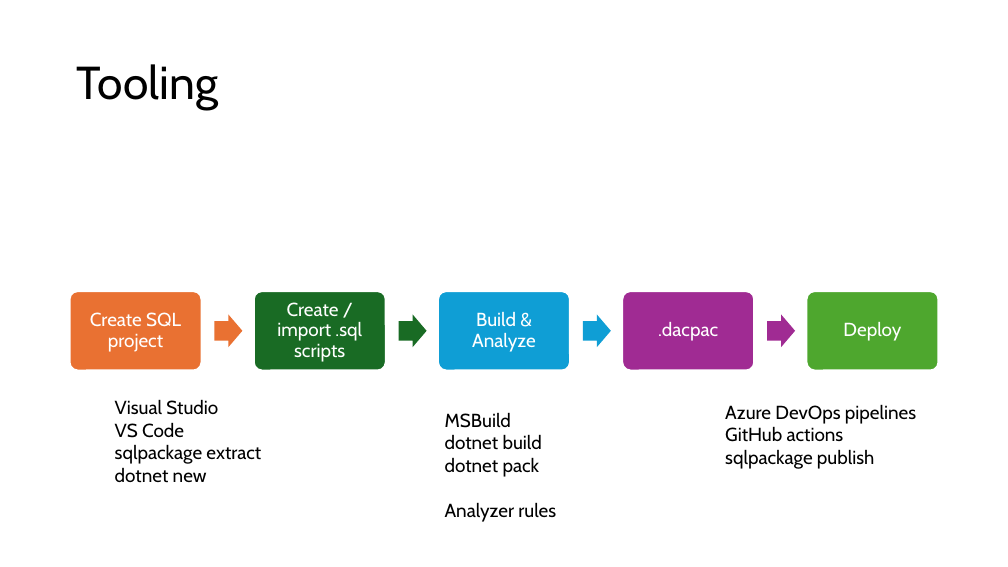
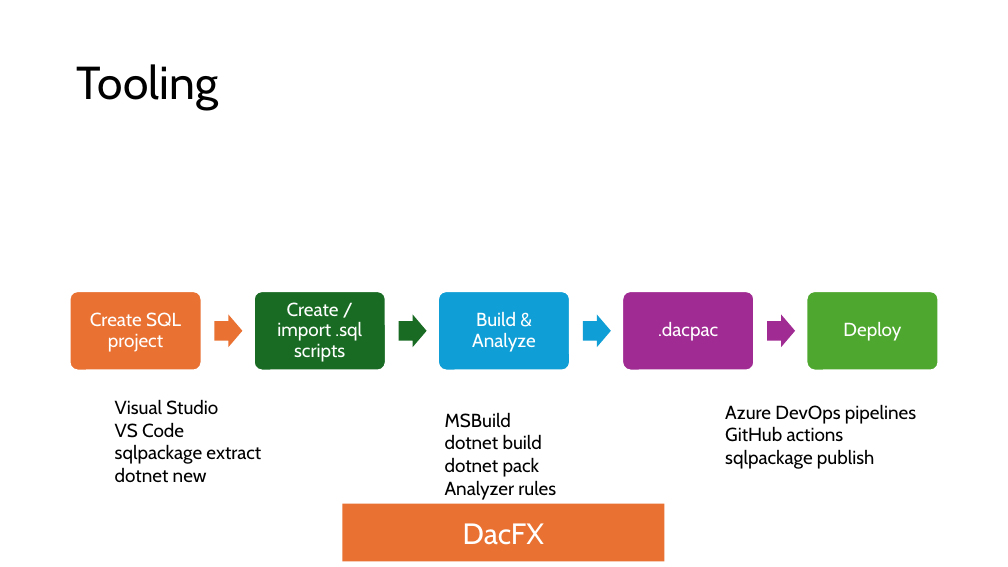
Before and after one commit to ErikEJ/TsqlAnalysis, a slide deck: slide 4 of T-SQL Code analysis.pptx. Drawn at 1008x567 pixels with LibreOffice and Linux fonts; fonts in the diff are those of the drawing. Boxes give left, top, right and bottom in pixels: in the first picture for what was removed or moved away, otherwise in the second. Text is boxed around its words. In the diff, an @@ line names an element or a change of style, - is before the commit and + after.

```diff
--- a/T-SQL Code analysis.pptx
+++ b/T-SQL Code analysis.pptx
@@ text "MSBuild" rewrapped from <box>445,412,556,522</box> to <box>445,412,556,500</box> @@
@@ rectangle added at <box>343,504,665,561</box>, fill #E97132, 28 pt, text #FFFFFF @@
+DacFX
```
Also in this commit, not shown: 3 other slides changed, 8 slides added, 1 other file.
